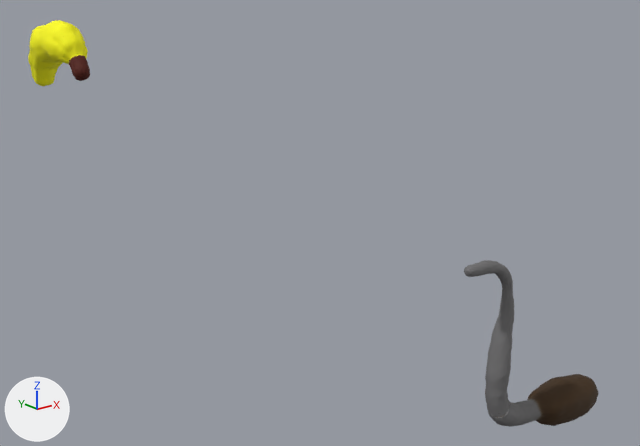
The glTF model Blender/Modelos/Manivela.glb, before and after one commit.
Camera for both pictures: a 50 mm camera at (-11.69, 3.95, 6.92) aimed at (-5.09, 12.2, 3.62). The axes (+X, +Y, +Z) are drawn at lower left. The lights are the same throughout. The picture after the commit comes second.

Script lines for the objects in view, before the commit:
```python
me_béziercurve = bpy.data.meshes.new('BézierCurve')
me_béziercurve.from_pydata(...)  # 32530 vertices, 65052 faces; spans x -0.02..2.3, y -0.27..0.27, z -2.29..0.08
me_béziercurve.materials.append(mat_manivela)  # picture img_manivela
me_cube_006 = bpy.data.meshes.new('Cube.006')
me_cube_006.from_pydata(...)  # 4866 vertices, 9728 faces; spans x -0.41..0.14, y -0.8..0.71, z -0.47..0.41
me_cube_006.materials.append(mat_platano)  # picture img_platano
ob_banana = bpy.data.objects.new('banana', me_cube_006)
ob_banana.location = (-6.97, 15.06, 5.54)
ob_banana.rotation_euler = (2.814, 0.0, 0.0)  # degrees (161, 0, 0)
ob_manivela = bpy.data.objects.new('Manivela', me_béziercurve)
ob_manivela.location = (-5.28, 9.57, 3.77)
```
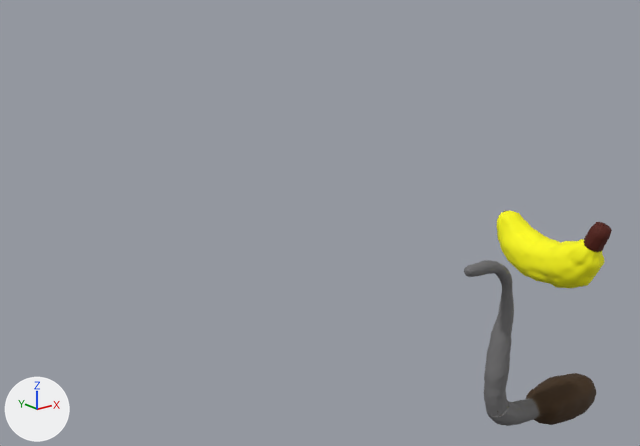
Commit message: MANIVELA POR FIN JODER

The change, as JSON lines over the scene's bpy script:
```json
{"op": "set", "path": "ob_banana.location", "old": "(-6.97, 15.06, 5.54)", "new": "(-4.05, 9.58, 3.78)"}
{"op": "set", "path": "ob_banana.rotation_euler", "old": "(2.814, 0.0, 0.0)", "new": "(-0.0132, 0.0, 3.066)", "note": "degrees (161, 0, 0) -> degrees (-0.8, 0, 176)"}
{"op": "set", "path": "ob_manivela.rotation_euler", "old": "(0.0, 0.0, 0.0)", "new": "(0.0133, 0.0, 0.0)", "note": "degrees (0, 0, 0) -> degrees (0.8, 0, 0)"}
```

Pixel boxes [x1, y1, x2, y2] of what changed, in the pictures (640 x 446 px):
```json
{"object": "banana", "change": "moved, turned", "before": [28, 20, 90, 86], "after": [497, 211, 612, 288]}
{"object": "Manivela", "change": "turned", "before": [464, 260, 598, 427], "after": [464, 260, 596, 426]}
```
